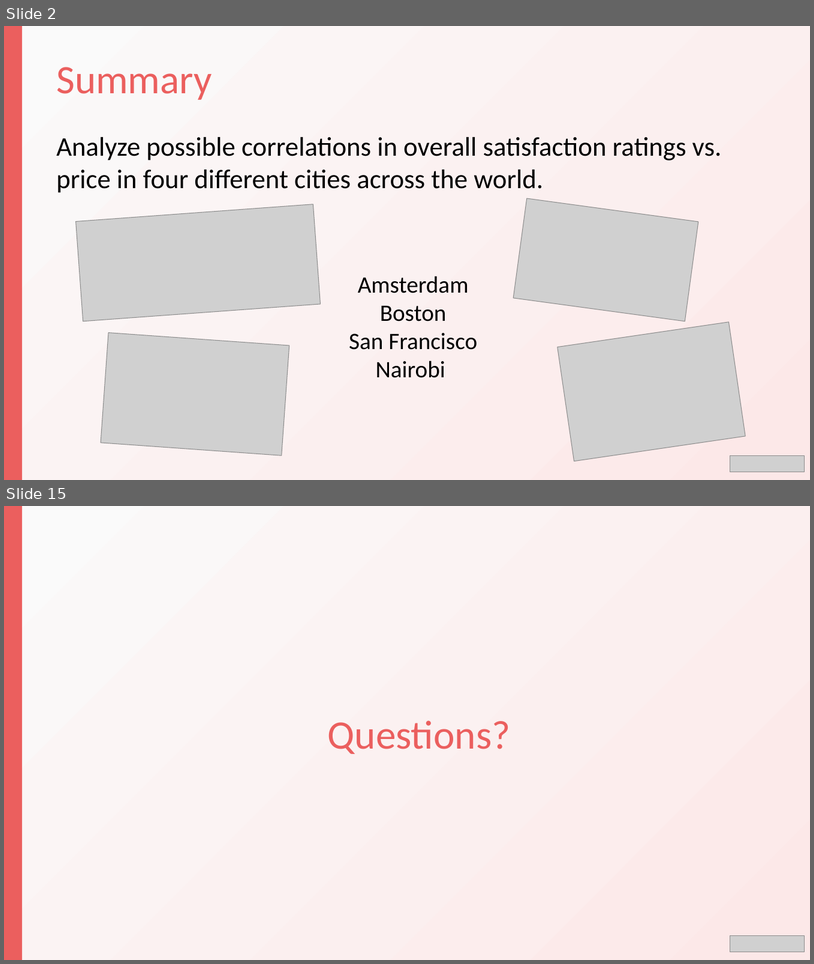
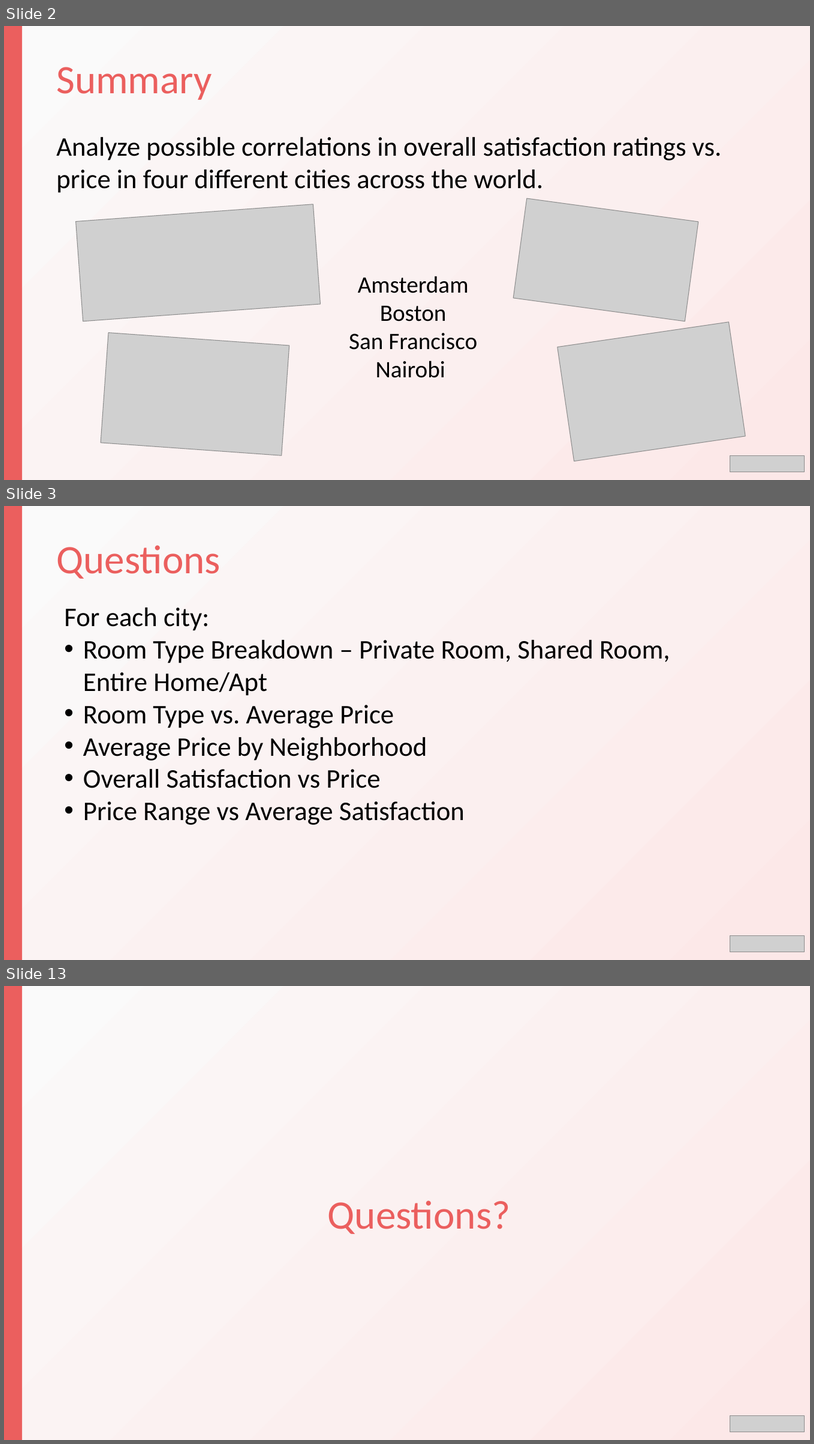
Before and after one commit to RoseMurugi/Airbnb-Analytics, a slide deck: Final Project/airbnb.pptx. Shown one above the other, each under a label of ours: slides 2 and 15 before the commit, slides 2, 3 and 13 after it; the slides between them are not shown. The pictures are 814x964 and 814x1444 pixels, drawn with LibreOffice and Linux fonts; fonts in the diff are those of the drawing; grey boxes stand for pictures. Boxes give left, top, right and bottom in pixels: in the first picture for what was removed or moved away, otherwise in the second. Text is boxed around its words. In the diff, an @@ line names an element or a change of style, - is before the commit and + after.

```diff
--- a/Final Project/airbnb.pptx
+++ b/Final Project/airbnb.pptx
@@ slide 3 added at bbox=[4, 506, 810, 960], background gradient #FAFAFA to #FCE8E8 to #E4E4E4 @@
@@ rectangle added at bbox=[4, 506, 22, 960], fill #EB5F5E @@
@@ text added at bbox=[56, 545, 221, 579], 48 pt, text #EB5F5E @@
+Questions
@@ text added at bbox=[64, 607, 671, 825], 32 pt, text #000000 @@
+For each city:
+• Room Type Breakdown – Private Room, Shared Room, Entire Home/Apt
+• Room Type vs. Average Price
+• Average Price by Neighborhood
+• Overall Satisfaction vs Price
+• Price Range vs Average Satisfaction
@@ picture added at bbox=[731, 936, 805, 952] @@
@@ what was slide 15 is now slide 13 @@
```
Also in this commit, not shown: 4 slides changed, 5 other slides added, 8 slides removed.
